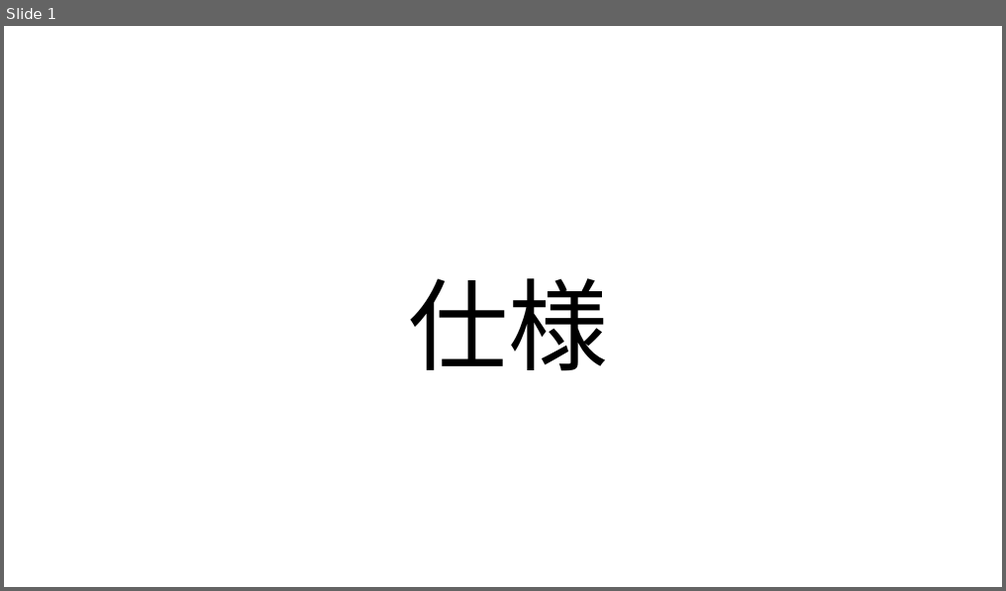
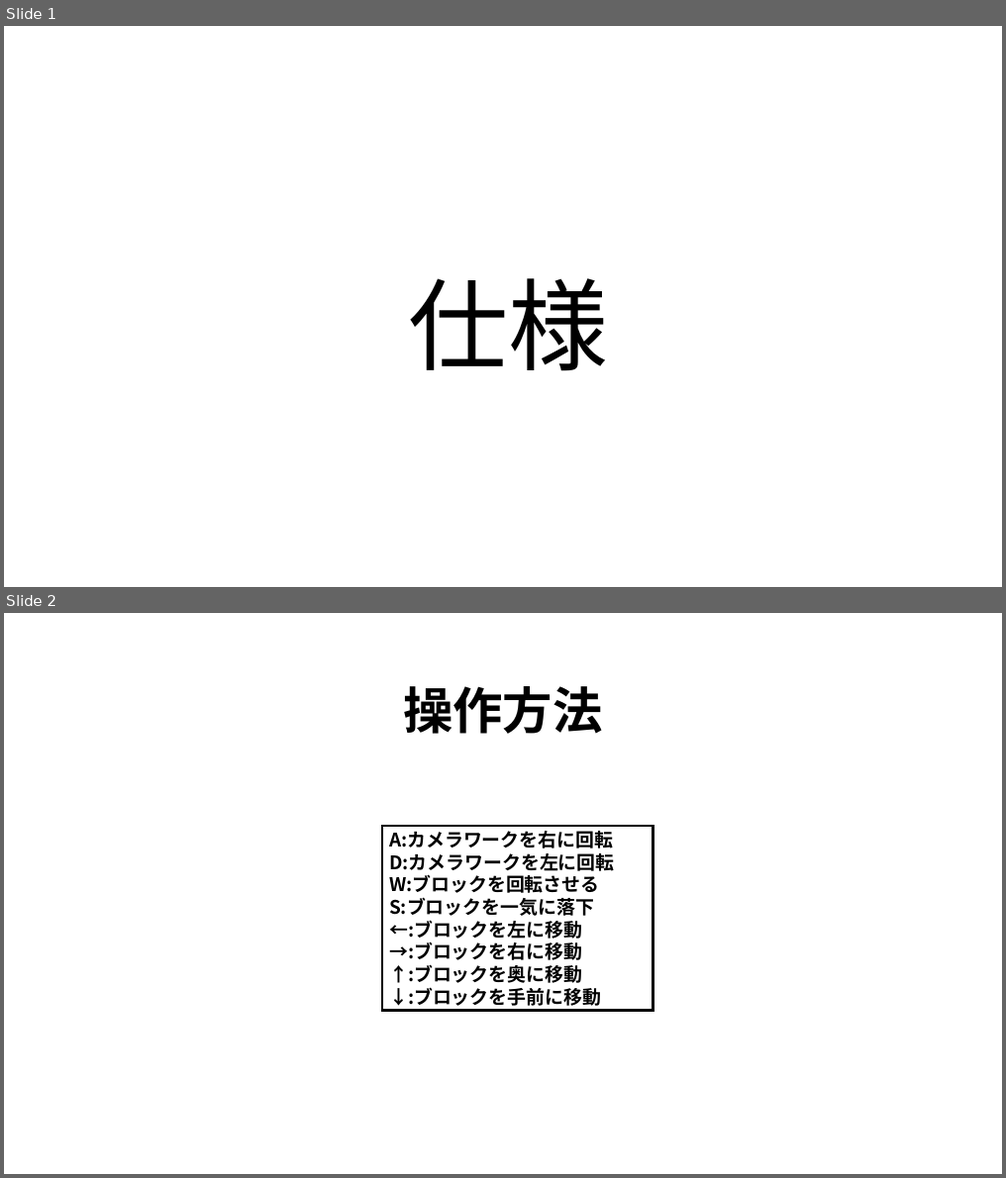
Before and after one commit to 2025Game/12Yamamoto, a slide deck: 3DLV3/Plam/仕様書.pptx. Shown one above the other, each under a label of ours: slide 1 before the commit, slides 1 and 2 after it. The pictures are 1006x591 and 1006x1178 pixels, drawn with LibreOffice and Linux fonts; fonts in the diff are those of the drawing. Boxes give left, top, right and bottom in pixels: in the first picture for what was removed or moved away, otherwise in the second. Text is boxed around its words. In the diff, an @@ line names an element or a change of style, - is before the commit and + after.

```diff
--- a/3DLV3/Plam/仕様書.pptx
+++ b/3DLV3/Plam/仕様書.pptx
@@ slide 2 added at (x1=4, y1=613, x2=1002, y2=1174), background #FFFFFF @@
@@ text added at (x1=403, y1=686, x2=603, y2=734), 48 pt, text #000000, bold @@
+操作方法
@@ rectangle added at (x1=382, y1=826, x2=653, y2=1011), fill #FFFFFF, outline #000000 2.25 pt, 18 pt, text #000000, bold @@
+A:カメラワークを右に回転
+D:カメラワークを左に回転
+W:ブロックを回転させる
+S:ブロックを一気に落下
+←:ブロックを左に移動
+→:ブロックを右に移動
+↑:ブロックを奥に移動
+↓:ブロックを手前に移動
```
Also in this commit, not shown: 7 slides removed, 3 other files.
